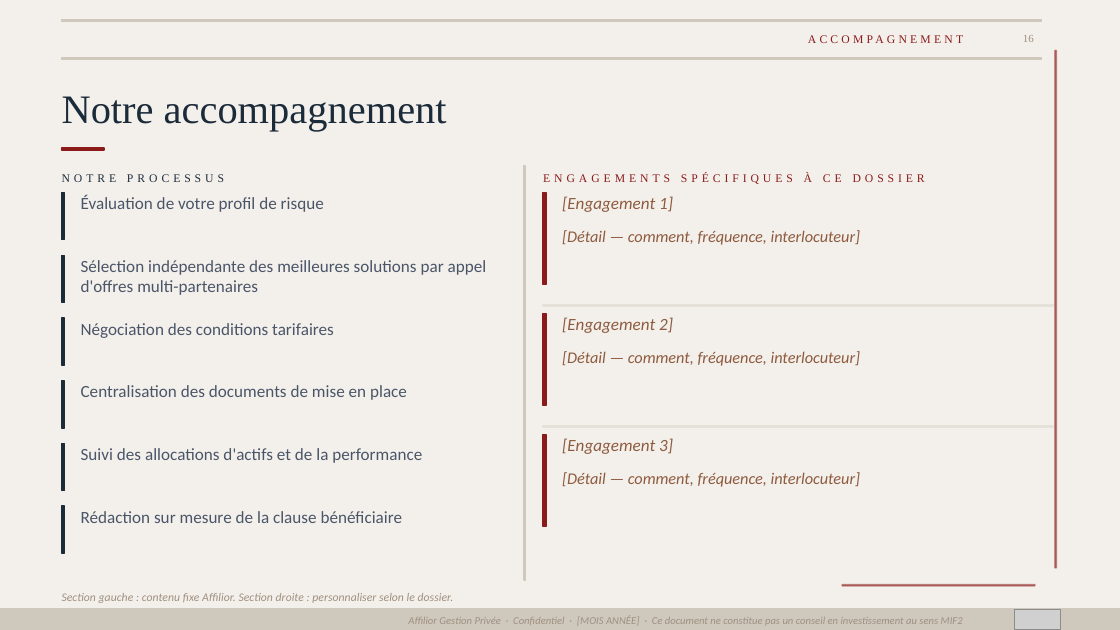
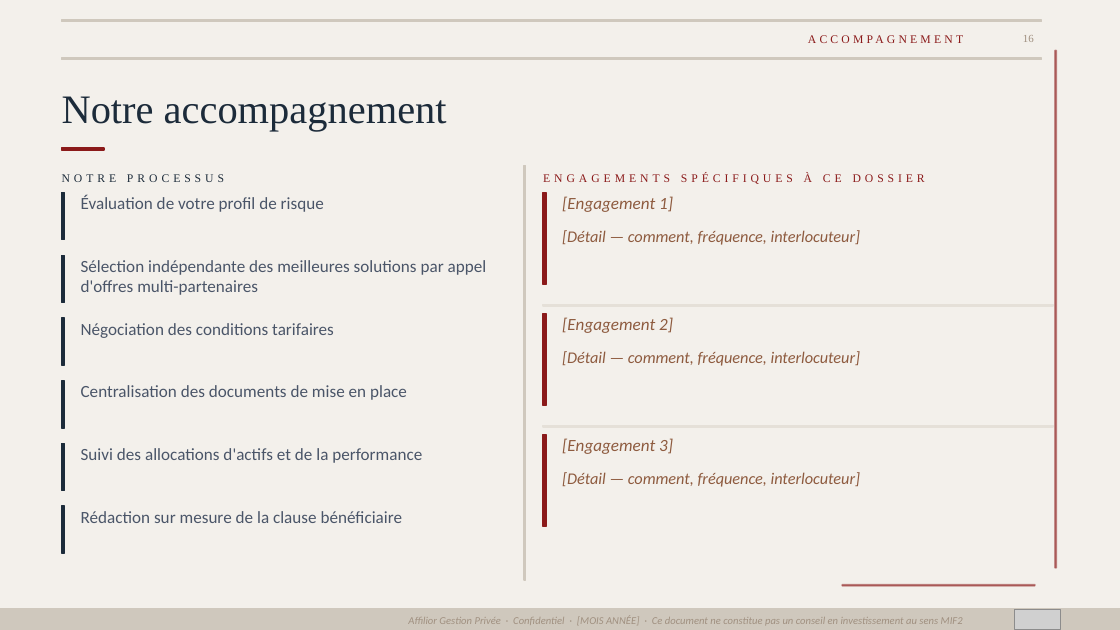
Before and after one commit to fififi1717/mkgt, a slide deck: slide 15 of Cans_Mstr.pptx. Drawn at 1120x630 pixels with LibreOffice and Linux fonts; fonts in the diff are those of the drawing; grey boxes stand for pictures. Boxes give left, top, right and bottom in pixels: in the first picture for what was removed or moved away, otherwise in the second. Text is boxed around its words. In the diff, an @@ line names an element or a change of style, - is before the commit and + after.

```diff
--- a/Cans_Mstr.pptx
+++ b/Cans_Mstr.pptx
@@ text removed at (62, 593, 454, 603) @@
-Section gauche : contenu fixe Affilior. Section droite : personnaliser selon le dossier.
```
Also in this commit, not shown: 2 other slides changed, 5 other files.
